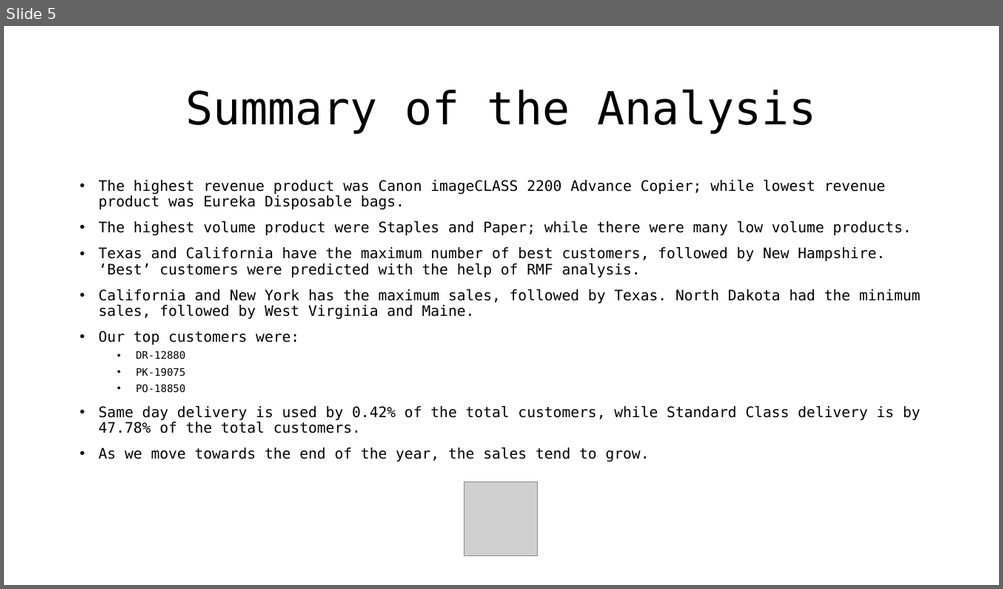
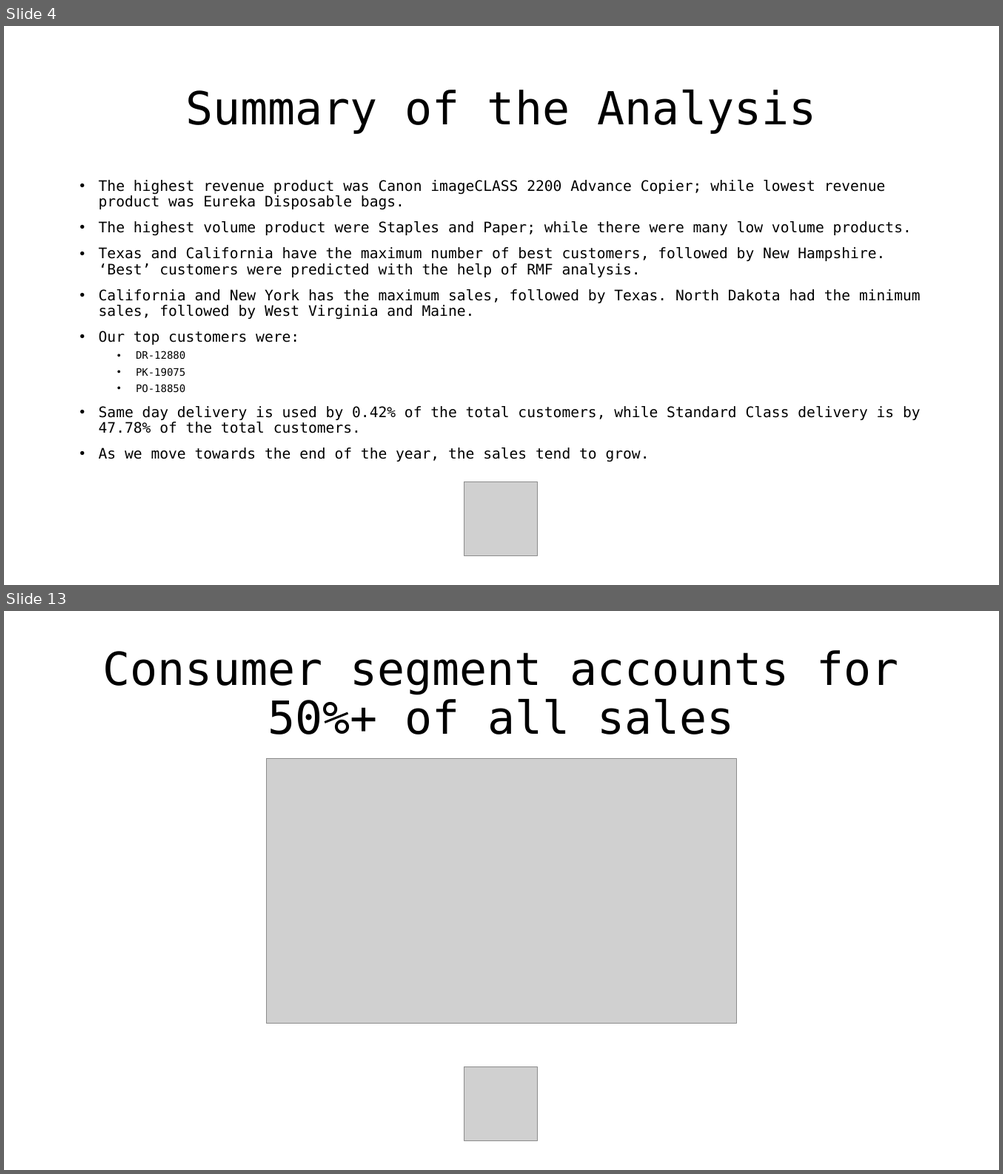
Before and after one commit to duy4nt/Data-Analysis, a slide deck: SuperstoreSalesAnalysis/Superstore Dataset Analysis.pptx. Shown one above the other, each under a label of ours: slide 5 before the commit, slides 4 and 13 after it; the slides between them are not shown. The pictures are 1003x589 and 1003x1174 pixels, drawn with LibreOffice and Linux fonts; fonts in the diff are those of the drawing; grey boxes stand for pictures. Boxes give left, top, right and bottom in pixels: in the first picture for what was removed or moved away, otherwise in the second. Text is boxed around its words. In the diff, an @@ line names an element or a change of style, - is before the commit and + after.

```diff
--- a/SuperstoreSalesAnalysis/Superstore Dataset Analysis.pptx
+++ b/SuperstoreSalesAnalysis/Superstore Dataset Analysis.pptx
@@ slide 13 added at box(4, 611, 999, 1170), background #FFFFFF @@
@@ title added at box(103, 650, 899, 735), 44 pt, text #000000 @@
+Consumer segment accounts for 50%+ of all sales
@@ picture added at box(266, 759, 737, 1024) @@
@@ picture added at box(464, 1068, 537, 1141) @@
@@ what was slide 5 is now slide 4 @@
```
Also in this commit, not shown: 4 slides changed, 14 other slides added, 18 slides removed, 2 other files.
